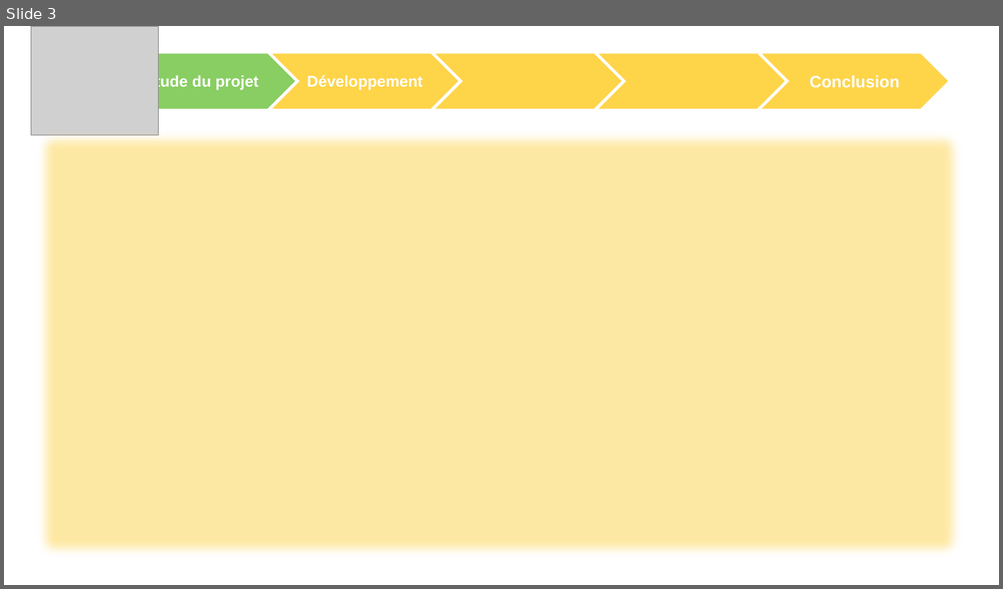
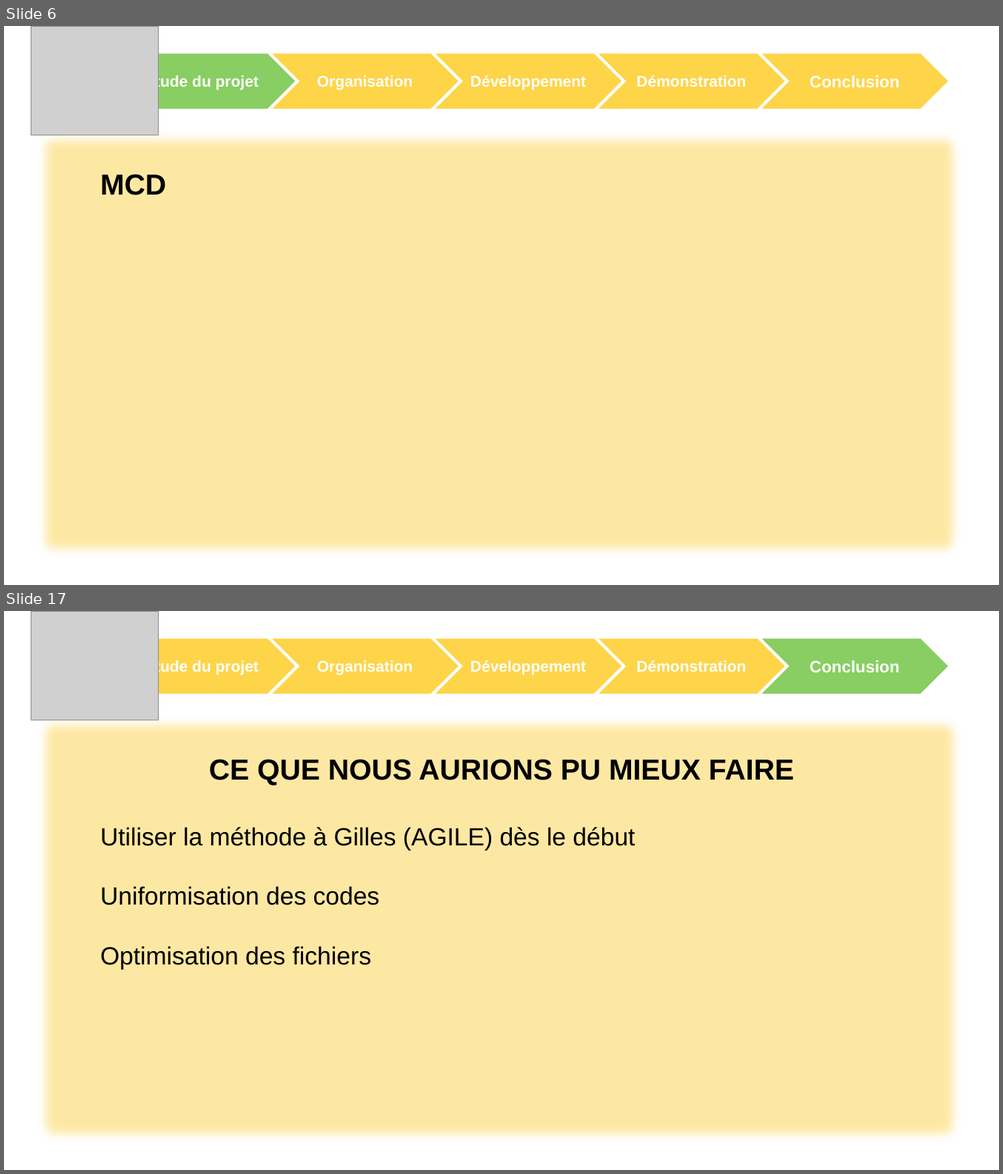
Before and after one commit to ChampemeDylan/UPOP, a slide deck: DIAPO.pptx. Shown one above the other, each under a label of ours: slide 3 before the commit, slides 6 and 17 after it; the slides between them are not shown. The pictures are 1003x589 and 1003x1174 pixels, drawn with LibreOffice and Linux fonts; fonts in the diff are those of the drawing; grey boxes stand for pictures; background and template pictures are left out. Boxes give left, top, right and bottom in pixels: in the first picture for what was removed or moved away, otherwise in the second. Text is boxed around its words. In the diff, an @@ line names an element or a change of style, - is before the commit and + after.

```diff
--- a/DIAPO.pptx
+++ b/DIAPO.pptx
@@ slide 17 added at (x1=4, y1=611, x2=999, y2=1170), background picture (left out) @@
@@ group added at (x1=31, y1=611, x2=949, y2=721): 5 chevrons, 1 picture @@
+Etude du projet
+Conclusion
+Organisation
+Développement
+Démonstration
@@ rectangle added at (x1=31, y1=711, x2=968, y2=1149), fill #FED449 at 50% opacity @@
@@ text added at (x1=100, y1=759, x2=794, y2=970), 24 pt, text #000000 @@
+CE QUE NOUS AURIONS PU MIEUX FAIRE
+Utiliser la méthode à Gilles (AGILE) dès le début
+Uniformisation des codes
+Optimisation des fichiers
@@ what was slide 3 is now slide 6 @@
@@ slide 6 changed as well @@
@@ text in chevron at (x1=317, y1=76, x2=412, y2=90): text changed @@
-Développement
+Organisation
@@ text in chevron at (x1=470, y1=75, x2=586, y2=90): text added @@
+Développement
@@ text in chevron at (x1=636, y1=75, x2=745, y2=87): text added @@
+Démonstration
@@ text added at (x1=100, y1=174, x2=166, y2=195), 28 pt, text #000000, bold @@
+MCD
```
Also in this commit, not shown: 1 other slide changed, 16 other slides added, 1 slide removed.
